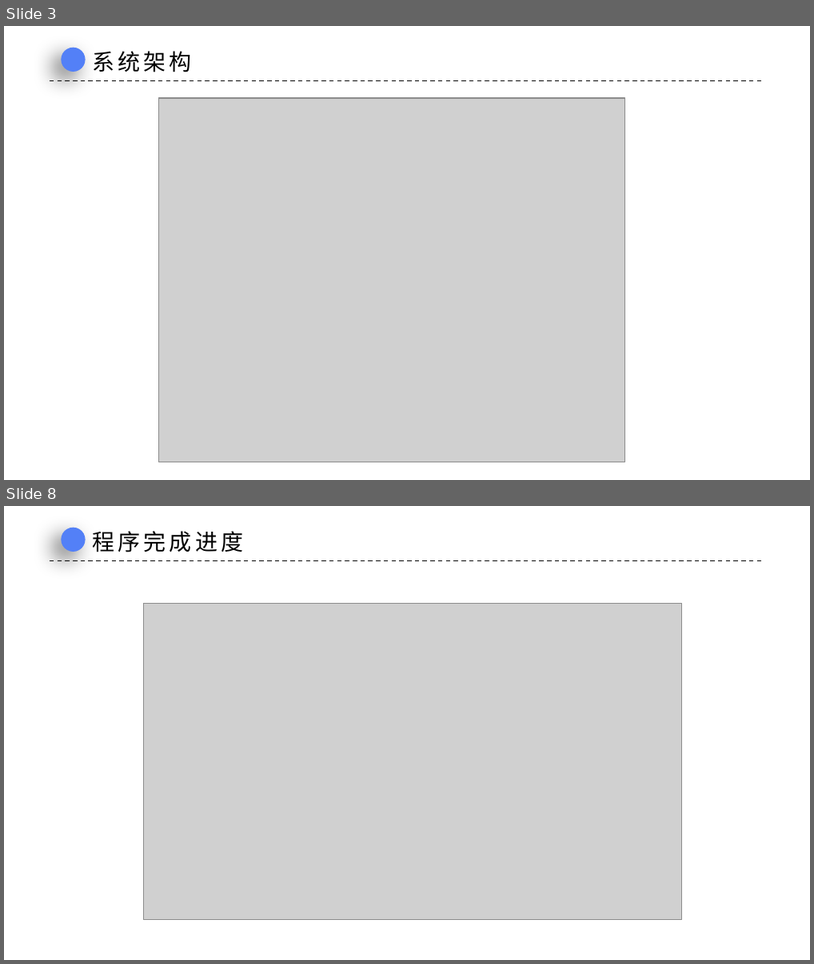
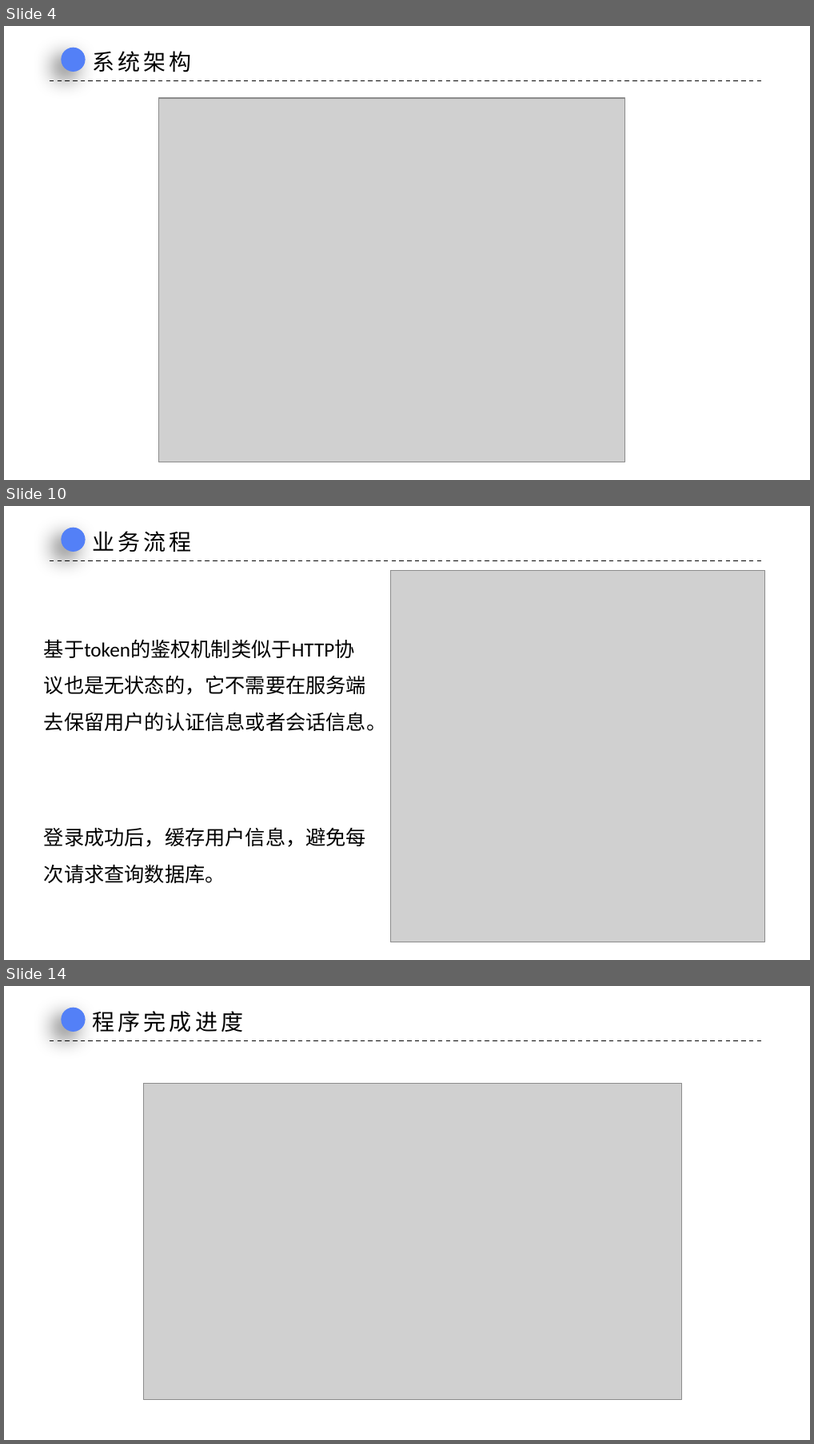
Before and after one commit to rufeng-h/healthman, a slide deck: docs/中期答辩.pptx. Shown one above the other, each under a label of ours: slides 3 and 8 before the commit, slides 4, 10 and 14 after it; the slides between them are not shown. The pictures are 814x964 and 814x1444 pixels, drawn with LibreOffice and Linux fonts; fonts in the diff are those of the drawing; grey boxes stand for pictures; background and template pictures are left out. Boxes give left, top, right and bottom in pixels: in the first picture for what was removed or moved away, otherwise in the second. Text is boxed around its words. In the diff, an @@ line names an element or a change of style, - is before the commit and + after.

```diff
--- a/docs/中期答辩.pptx
+++ b/docs/中期答辩.pptx
@@ slide 10 added at bbox=[4, 506, 810, 960], background picture (left out) @@
@@ ellipse added at bbox=[62, 527, 86, 551], fill #5380F7 @@
@@ text added at bbox=[92, 531, 192, 552], 20 pt, text #000000 @@
+业务流程
@@ line added from (49, 561) to (766, 561), #000000 1 pt dashed @@
@@ picture added at bbox=[391, 571, 766, 942] @@
@@ text added at bbox=[44, 639, 386, 731], 18 pt, text #000000 @@
+基于token的鉴权机制类似于HTTP协议也是无状态的，它不需要在服务端去保留用户的认证信息或者会话信息。
@@ text added at bbox=[44, 827, 366, 883], 18 pt, text #000000 @@
+登录成功后，缓存用户信息，避免每次请求查询数据库。
@@ what was slide 3 is now slide 4 @@
@@ what was slide 8 is now slide 14 @@
```
Also in this commit, not shown: 3 slides changed, 7 other slides added, 3 slides removed, 15 other files.
